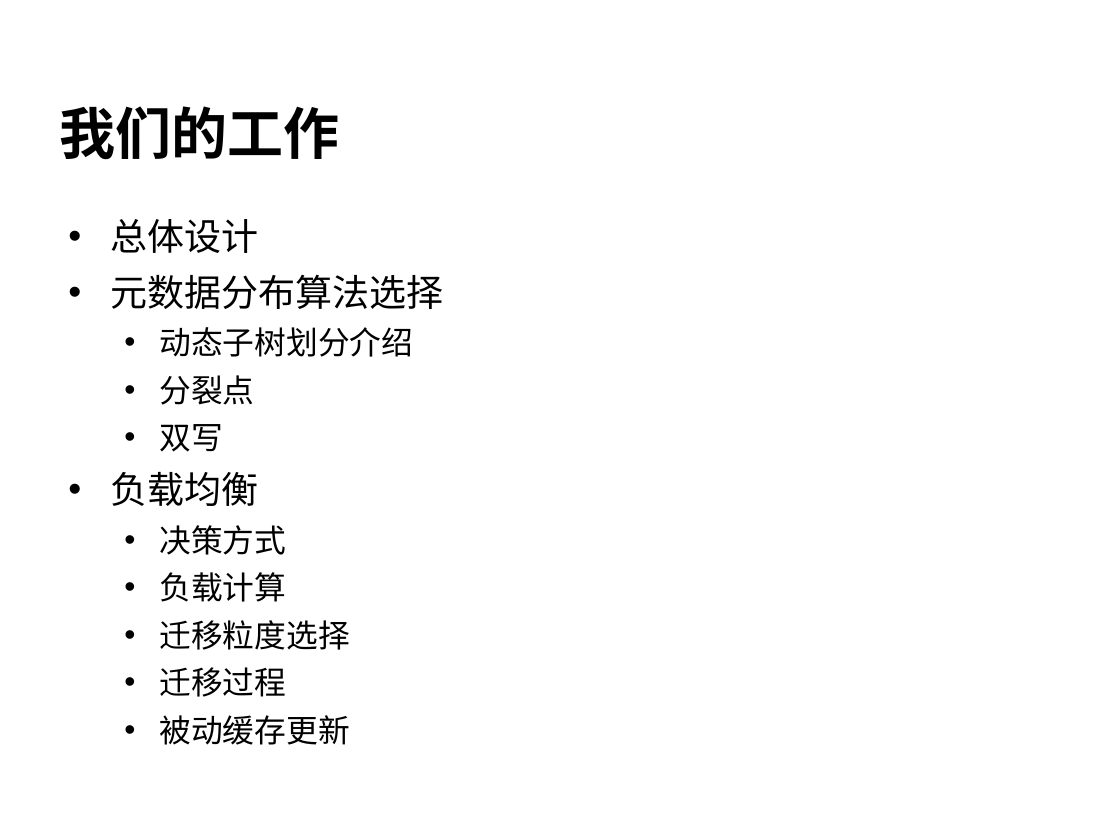
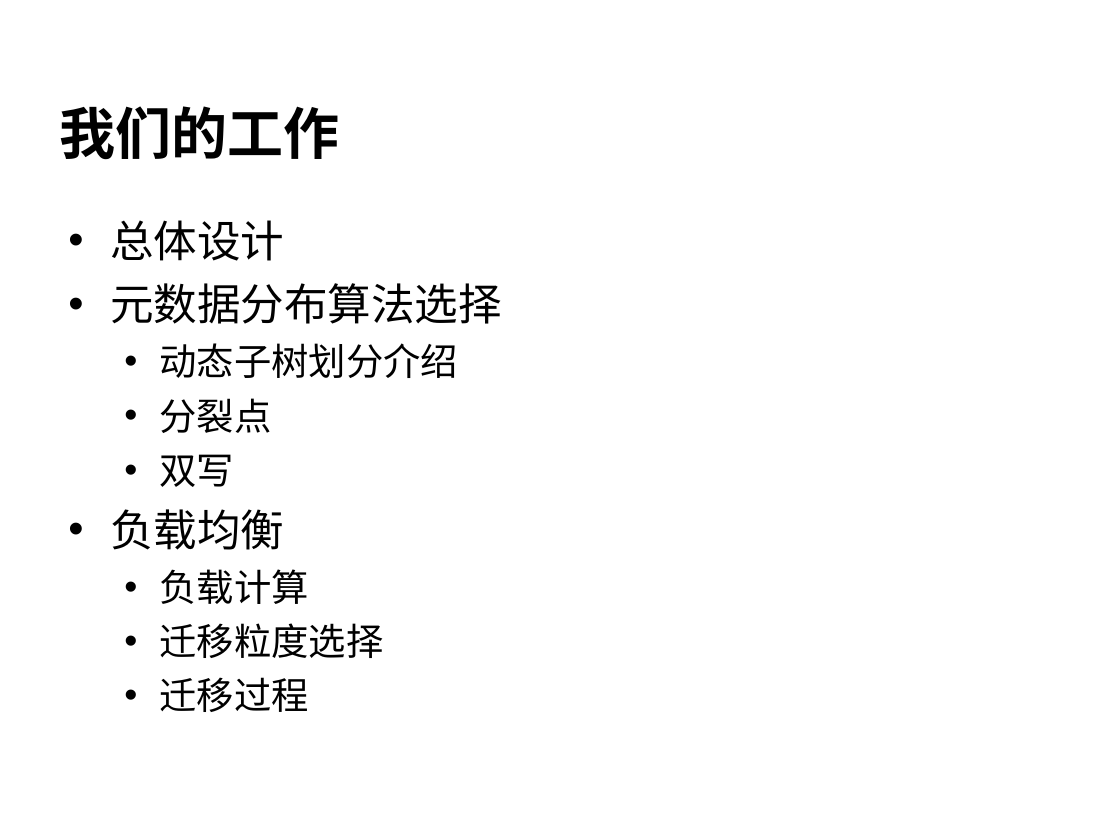
Before and after one commit to cheliequan/idning-paper, a slide deck: slide 7 of draft/答辩.ppt (slide 8 before the commit). Drawn at 1120x840 pixels with LibreOffice and Linux fonts; fonts in the diff are those of the drawing; background and template pictures are left out. Boxes give left, top, right and bottom in pixels: in the first picture for what was removed or moved away, otherwise in the second. Text is boxed around its words. In the diff, an @@ line names an element or a change of style, - is before the commit and + after.

```diff
--- a/draft/答辩.ppt
+++ b/draft/答辩.ppt
@@ text "总体设计" at box(110, 220, 501, 712): size 23.8 to 28 pt in "总体设计", "元数据分布算法选择", "负载均衡"; size 20.4 to 24 pt in "动态子树划分介绍", "分裂点", "双写", "负载计算" and 2 more places @@
@@ text at box(159, 525, 286, 555): paragraph removed @@
-  • 决策方式
@@ text at box(159, 715, 349, 745): paragraph removed @@
-  • 被动缓存更新
```
Also in this commit, not shown: 9 other slides changed, 2 slides added, 5 slides removed, 1 other file.
